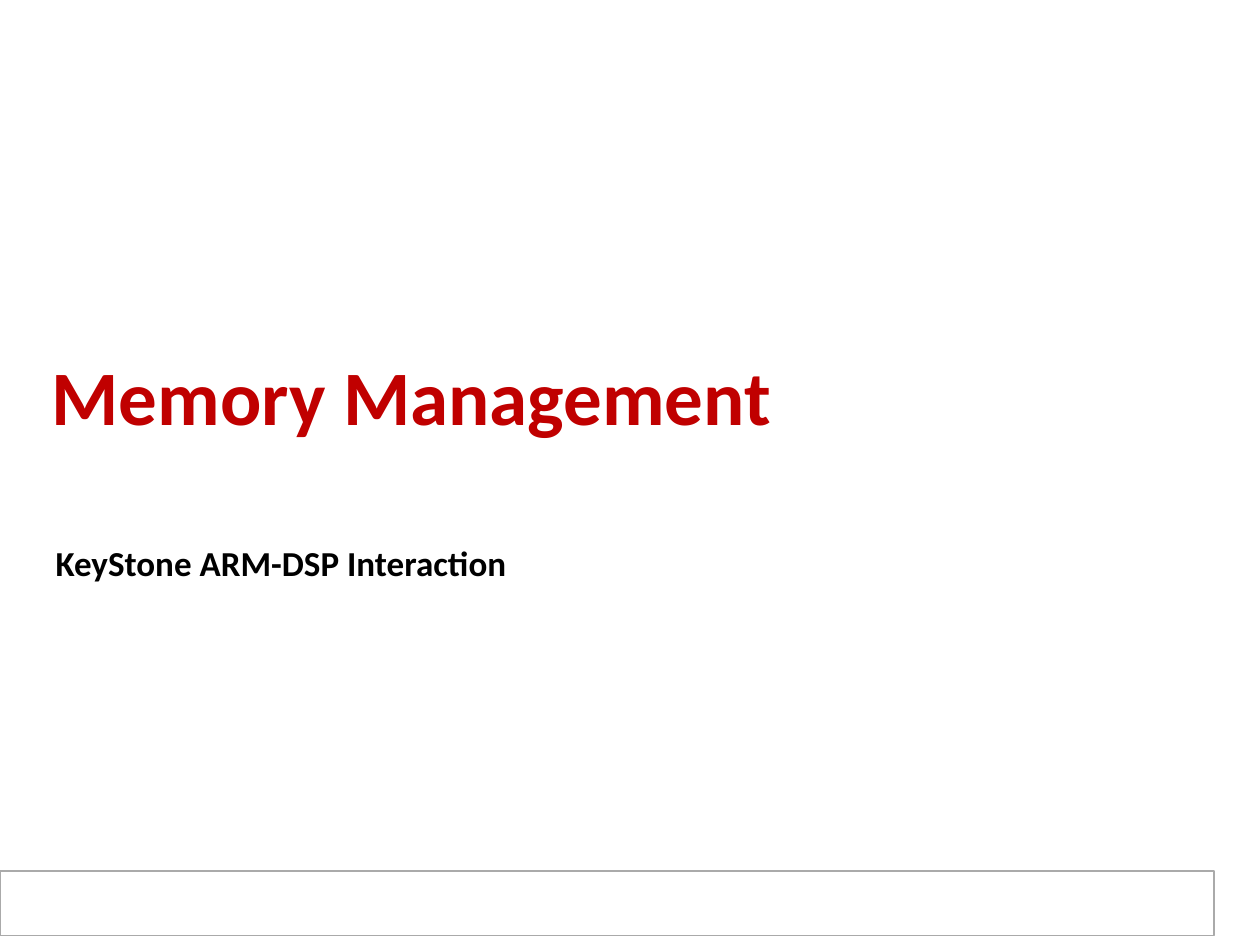
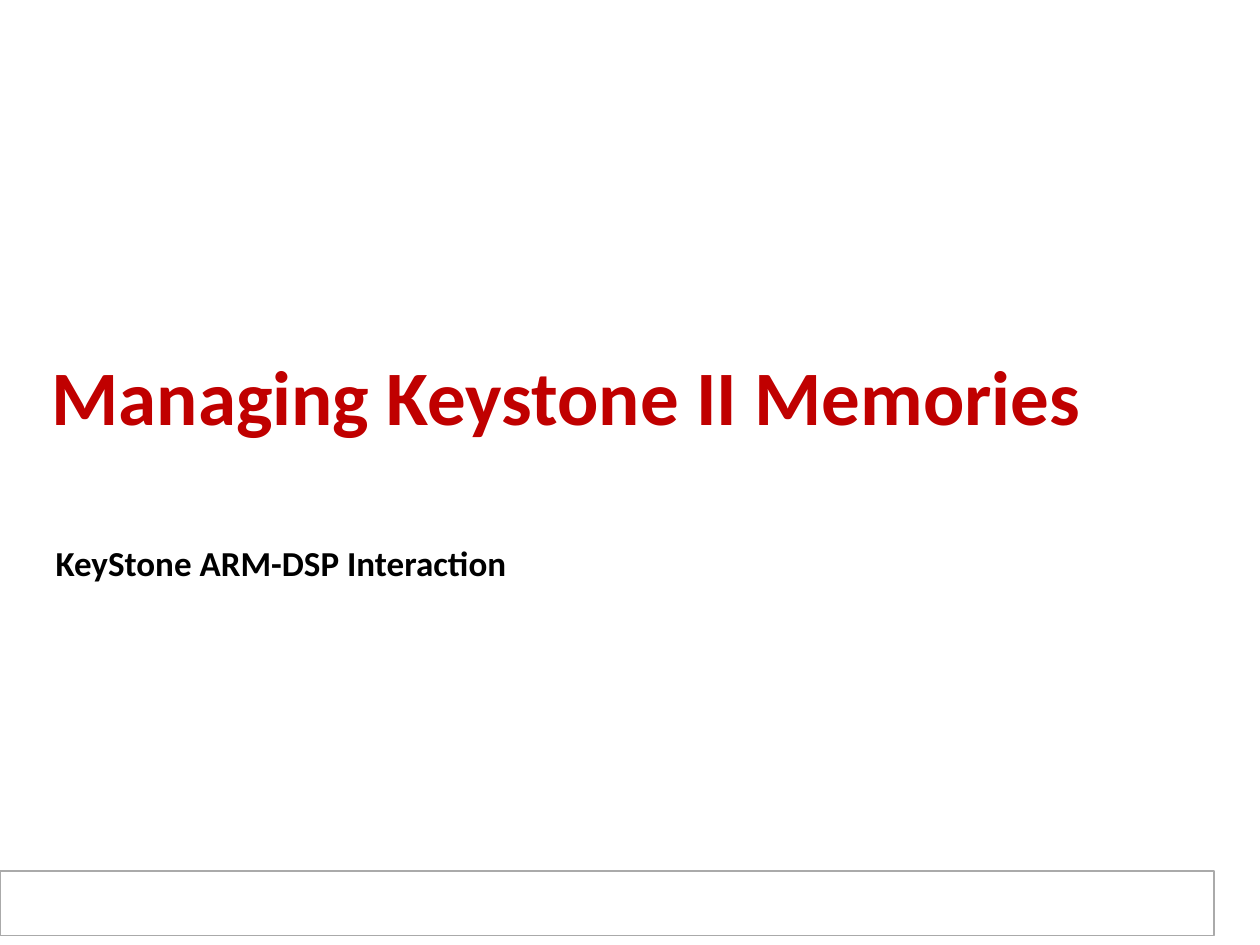
Before and after one commit to hari1989/keystone-workshop, a slide deck: slide 14 of slides/KeyStone ARM DSP.pptx (slide 34 before the commit). Drawn at 1260x945 pixels with LibreOffice and Linux fonts; fonts in the diff are those of the drawing; background and template pictures are left out. Boxes give left, top, right and bottom in pixels: in the first picture for what was removed or moved away, otherwise in the second. Text is boxed around its words. In the diff, an @@ line names an element or a change of style, - is before the commit and + after.

```diff
--- a/slides/KeyStone ARM DSP.pptx
+++ b/slides/KeyStone ARM DSP.pptx
@@ title at bbox=[52, 371, 1081, 438]: text changed @@
-Memory Management
+Managing Keystone II Memories
```
Also in this commit, not shown: 2 other slides changed, 5 slides added, 2 slides removed.
